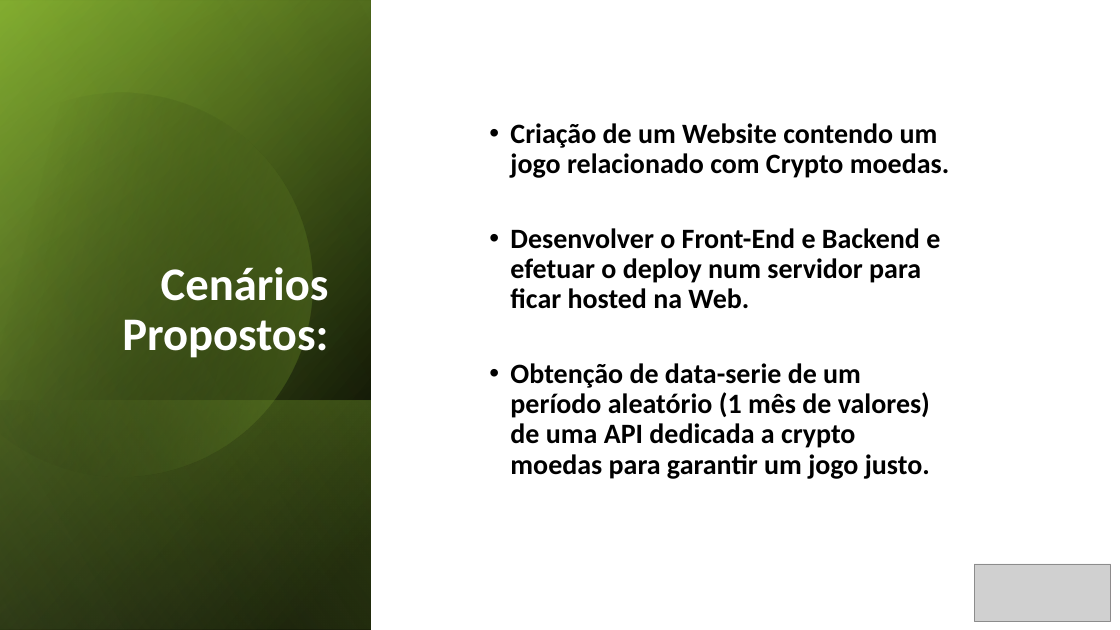
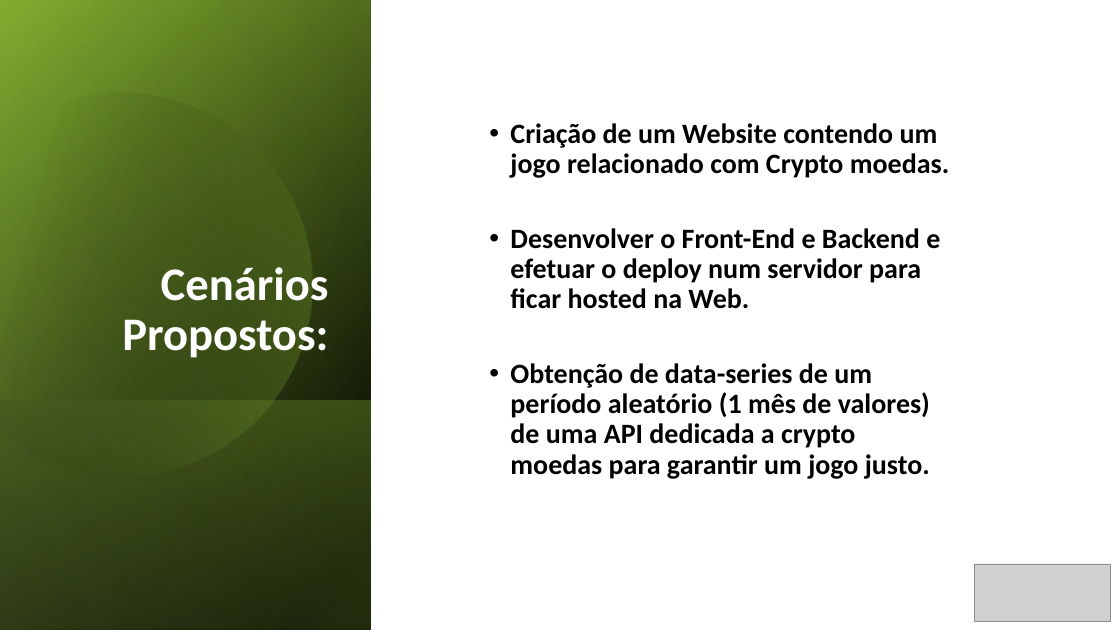
Before and after one commit to pmdmartins21/Crypto-Challenge, a slide deck: slide 2 of Requisitos/CryptoChallenger.pptx. Drawn at 1120x630 pixels with LibreOffice and Linux fonts; fonts in the diff are those of the drawing; grey boxes stand for pictures. Boxes give left, top, right and bottom in pixels: in the first picture for what was removed or moved away, otherwise in the second. Text is boxed around its words. In the diff, an @@ line names an element or a change of style, - is before the commit and + after.

```diff
--- a/Requisitos/CryptoChallenger.pptx
+++ b/Requisitos/CryptoChallenger.pptx
@@ text at (510, 363, 930, 479): text changed @@
-• Obtenção de data-serie de um período aleatório (1 mês de valores) de uma API dedicada a crypto moedas para garantir um jogo justo.
+• Obtenção de data-series de um período aleatório (1 mês de valores) de uma API dedicada a crypto moedas para garantir um jogo justo.
```
Also in this commit, not shown: 5 other slides changed, 1 slide added, 1 slide removed.
